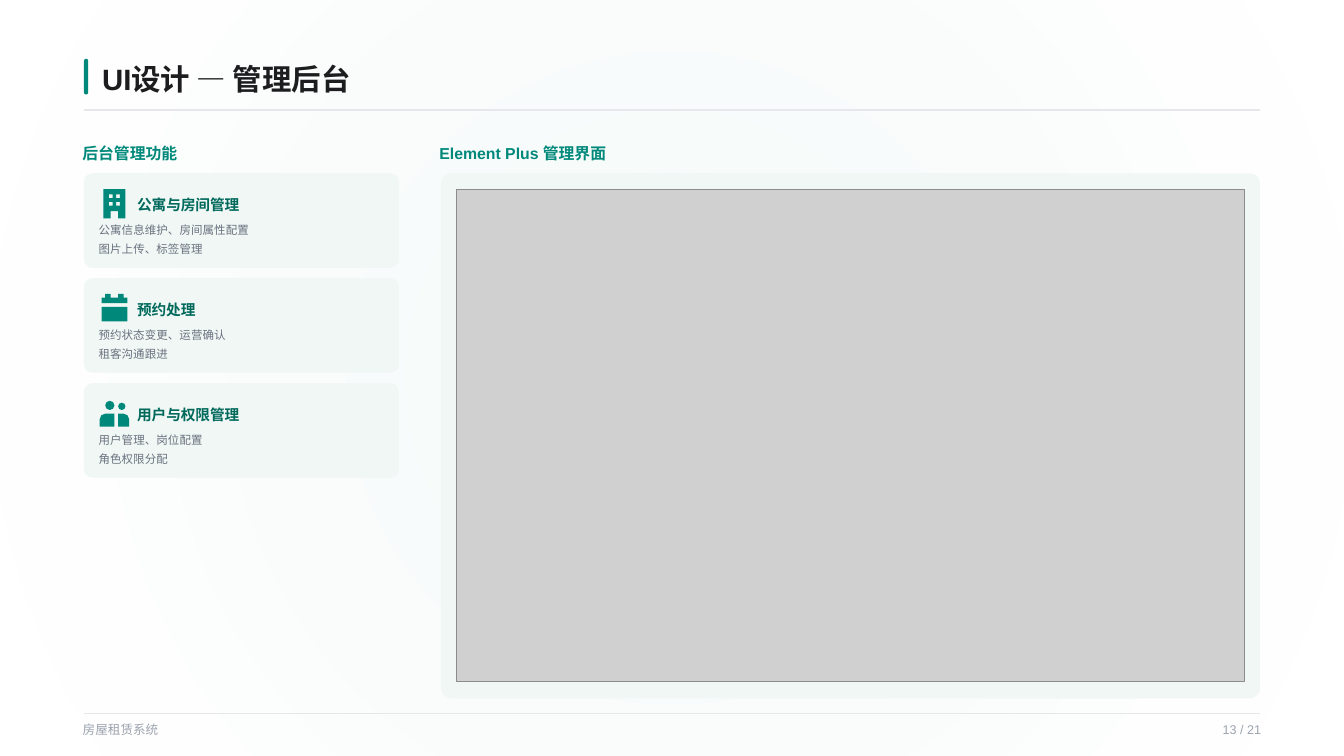
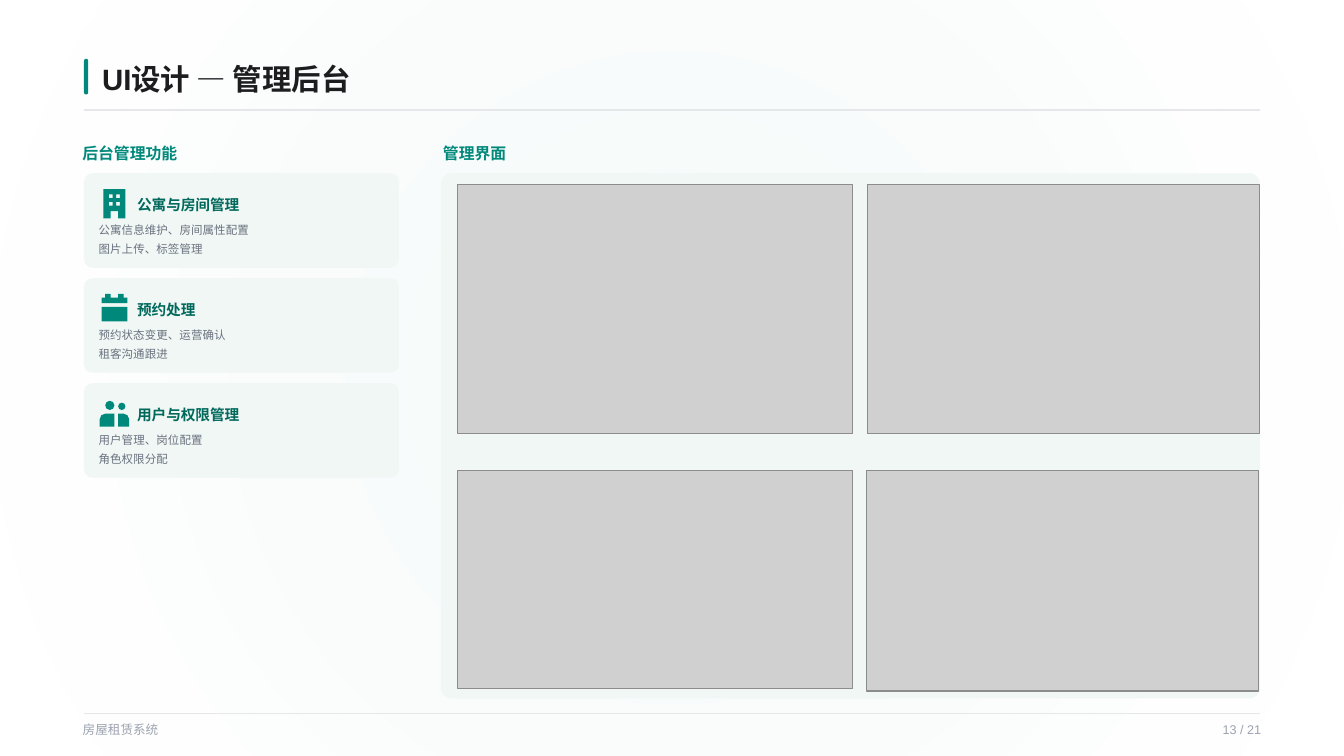
Before and after one commit to uio-123/lease, a slide deck: slide 13 of 房屋租赁系统答辩_20260610_164215.pptx. Drawn at 1344x756 pixels with LibreOffice and Linux fonts; fonts in the diff are those of the drawing; grey boxes stand for pictures. Boxes give left, top, right and bottom in pixels: in the first picture for what was removed or moved away, otherwise in the second. Text is boxed around its words. In the diff, an @@ line names an element or a change of style, - is before the commit and + after.

```diff
--- a/房屋租赁系统答辩_20260610_164215.pptx
+++ b/房屋租赁系统答辩_20260610_164215.pptx
@@ text at [443, 143, 506, 164]: text changed @@
-Element Plus 管理界面
+管理界面
@@ picture removed at [457, 190, 1244, 682] @@
@@ picture added at [458, 185, 852, 434] @@
@@ picture added at [868, 185, 1260, 434] @@
@@ picture added at [458, 471, 853, 689] @@
@@ picture added at [867, 471, 1259, 692] @@
```
Also in this commit, not shown: 4 other slides changed, 2 other files.
